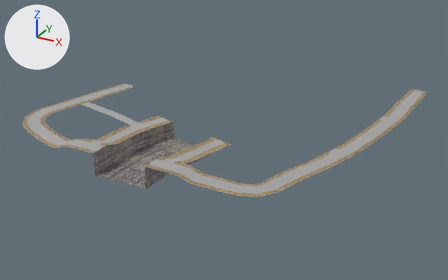
What one commit did to the FBX model Assets/05_Models/Exterior/CanaleFinaleCurve.fbx.
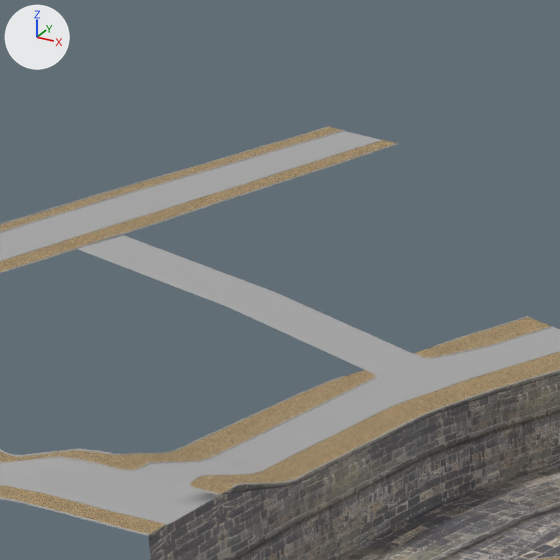
Each version is shown whole from a camera (50 mm lens) standing at (296.0, -273.0, 139.0) and looking at (123.0, 40.0, -17.0), then close up on the part from 15% to 36% of the width and 22% to 56% of the height. The lights are fixed; the arrows at upper left show +X, +Y and +Z. Where no turn or scale is listed for an object, it has been applied to the vertices. Vertices at the same position are counted once.

Objects in the first close-up: 'CanaleFinale'.
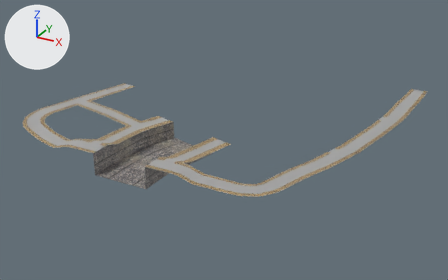
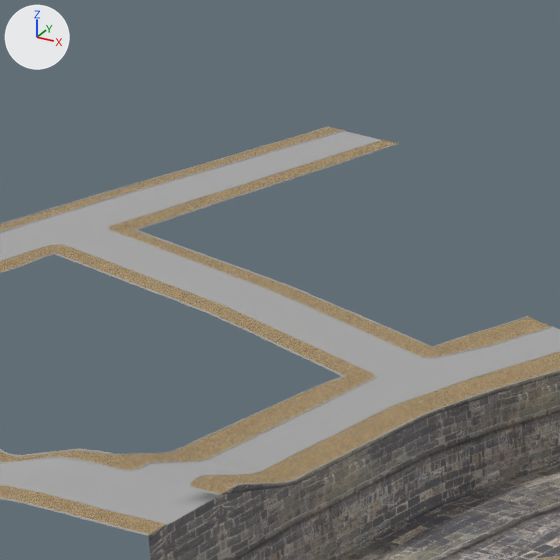
Boxes [x1, y1, x2, y2] around the edits, measured in the close-ups (560 x 560 px):
```json
{"part": 1, "of": "me_scene_006", "change": "built on", "before": [33, 227, 426, 377], "after": [0, 201, 432, 377]}
```

Edits to the scene script, one JSON object a line:
```json
{"block": "me_scene_006", "where": "# used by ob_canalefinale; location = (111.6, -28.5, -5.3)"}
{"op": "remove", "block": "me_scene_006", "code": "me_scene_006.from_pydata(...)  # 6771 vertices, 8542 faces; spans x -94.0..113.0, y -21.0..170.0, z -4.0..9.0"}
{"op": "add", "block": "me_scene_006", "code": "me_scene_006.from_pydata(...)  # 7362 vertices, 9331 faces; spans x -94.0..113.0, y -21.0..170.0, z -4.0..9.0"}
{"block": "me_scene_006", "change": "me_scene_006 part 1: 19 vertices moved from x -79.0..-27.0, y 25.0..42.0, z 6.0 to x -79.0..-27.0, y 25.0..47.0, z 6.0; 32 vertices removed from x -79.0..-26.0, y 25.0..44.0, z 6.0; 617 vertices added at x -90.0..-27.0, y 24.0..48.0, z 6.0"}
```
